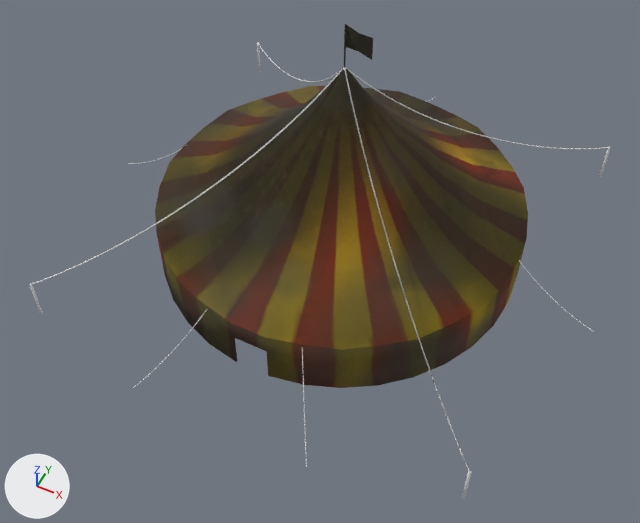
The FBX model Assets/Individual Folders/Aki/teltan_tolpat.fbx, before and after one commit.
The view is the same before and after, from a camera (50 mm lens) standing at (46.7, -101.7, 118.5) and looking at (2.8, -13.8, 8.7). Lighting does not change. The marker at lower left points along +X, +Y and +Z. Where no turn or scale is listed for an object, it has been applied to the vertices.

Before the edit, the objects in view are built like this:
```python
me_roikkuvat_asiat_lol = bpy.data.meshes.new('roikkuvat_asiat_lol')
me_roikkuvat_asiat_lol.from_pydata(...)  # 1606 vertices, 1560 faces; spans x -48.7..45.8, y -38.5..52.9, z -12.0..26.3
me_teltta_ulkopuoli_003 = bpy.data.meshes.new('teltta_ulkopuoli.003')
me_teltta_ulkopuoli_003.from_pydata(...)  # 586 vertices, 552 faces; spans x -32.4..32.4, y -32.2..32.3, z -0.6..45.1
me_teltta_ulkopuoli_003.materials.append(mat_material_001)  # picture img_teltta_texture2_png
ob_roikkuvat_asiat_lol = bpy.data.objects.new('roikkuvat_asiat_lol', me_roikkuvat_asiat_lol)
ob_roikkuvat_asiat_lol.location = (1.7, -5.3, 11.3)
ob_telttaulkopuoli = bpy.data.objects.new('TelttaULKOPUOLI', me_teltta_ulkopuoli_003)
ob_telttaulkopuoli.location = (0.0, 0.0, 0.0)
```
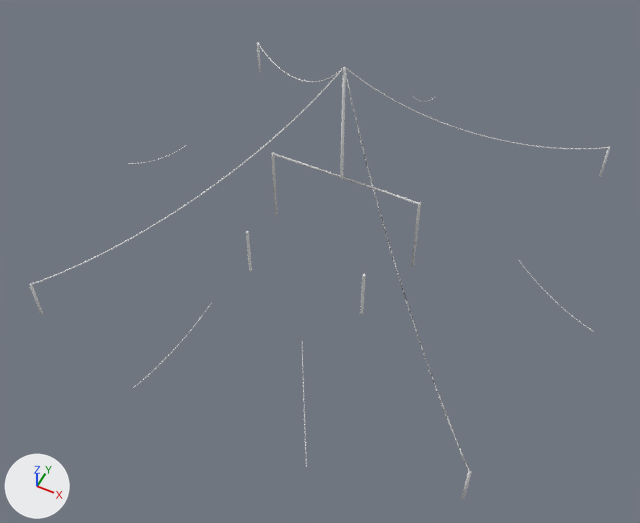
Changed parts and their boxes [x1, y1, x2, y2] in the pictures (640 x 523 px):
'TelttaULKOPUOLI', deleted
    before: [155, 24, 528, 388]

The change, as a diff of the scene's bpy script:
```diff
--- a/Assets/Individual Folders/Aki/teltan_tolpat.fbx.py
+++ b/Assets/Individual Folders/Aki/teltan_tolpat.fbx.py
@@ ob_telttaulkopuoli @@
-ob_telttaulkopuoli = bpy.data.objects.new('TelttaULKOPUOLI', me_teltta_ulkopuoli_003)
-ob_telttaulkopuoli.location = (0.0, 0.0, 0.0)
```
